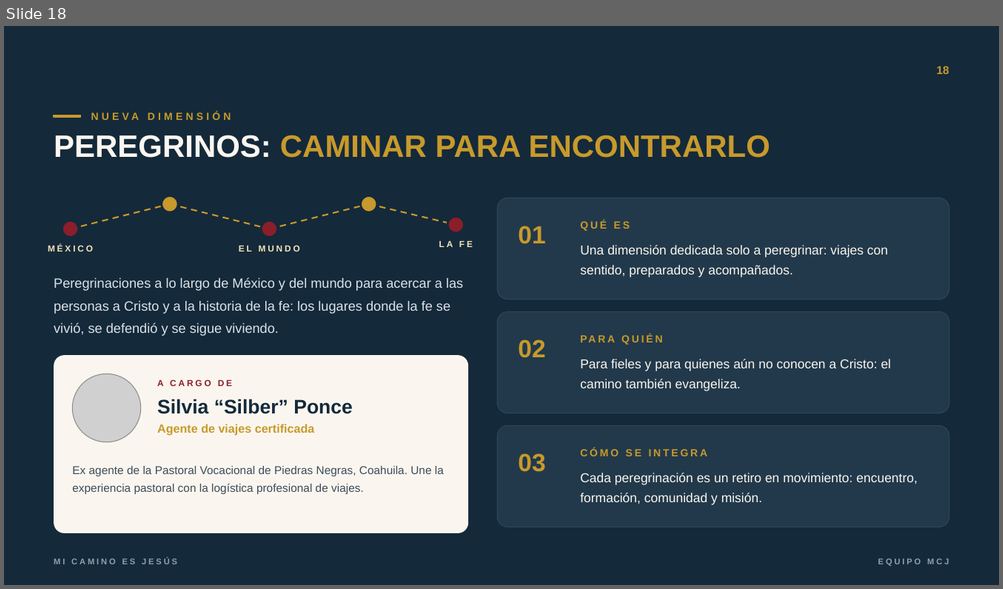
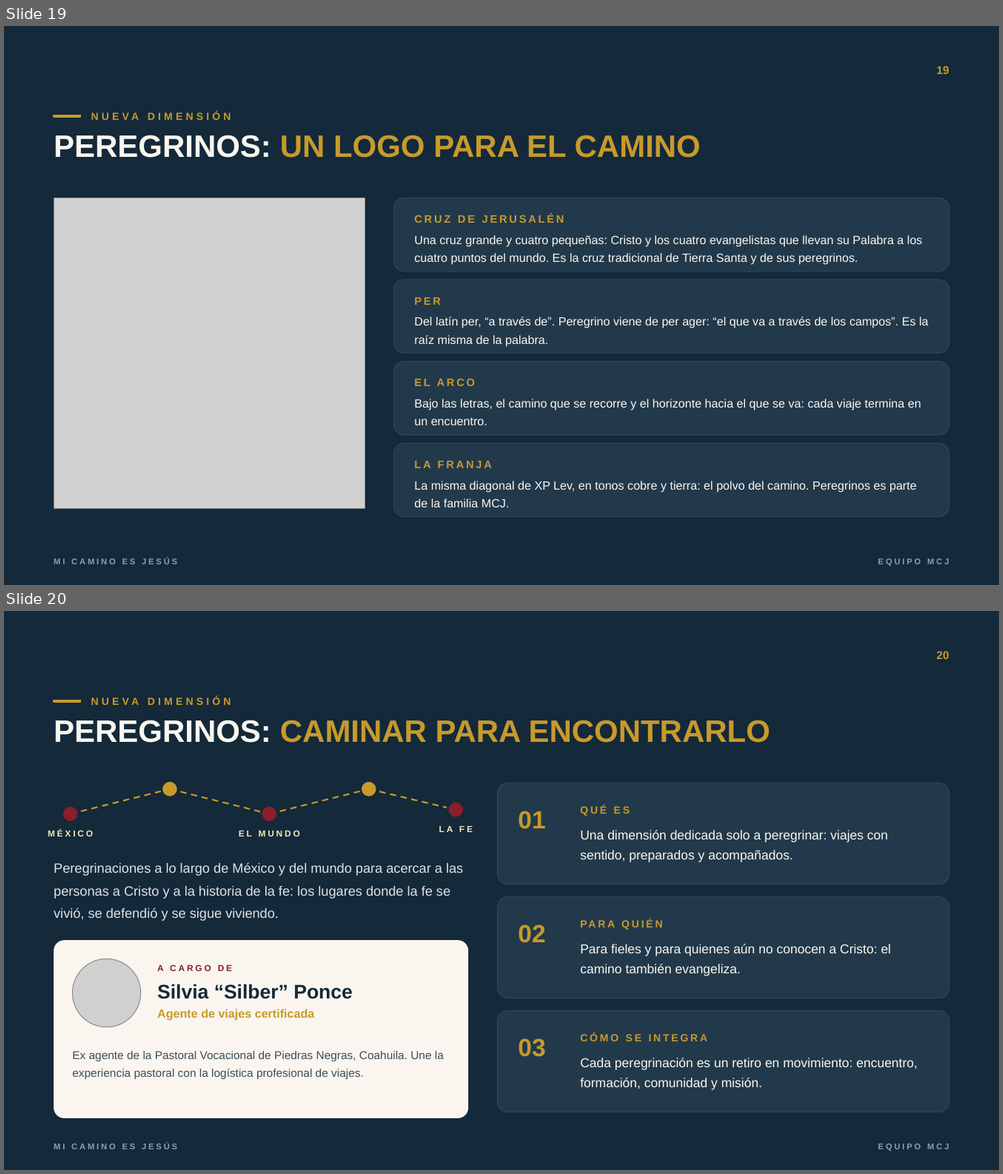
Before and after one commit to iikno/micaminoesjesus, a slide deck: presentacion/MCJ-Presentacion-Equipo.pptx. Shown one above the other, each under a label of ours: slide 18 before the commit, slides 19 and 20 after it. The pictures are 1003x589 and 1003x1174 pixels, drawn with LibreOffice and Linux fonts; fonts in the diff are those of the drawing; grey boxes stand for pictures; background and template pictures are left out. Boxes give left, top, right and bottom in pixels: in the first picture for what was removed or moved away, otherwise in the second. Text is boxed around its words. In the diff, an @@ line names an element or a change of style, - is before the commit and + after.

```diff
--- a/presentacion/MCJ-Presentacion-Equipo.pptx
+++ b/presentacion/MCJ-Presentacion-Equipo.pptx
@@ slide 19 added at bbox=[4, 26, 999, 585], background #14293A; not listed: 3 template elements that a slide beside it also shows @@
@@ page number added at bbox=[936, 66, 949, 74], 11 pt, text #C79A2B, bold @@
+19
@@ text added at bbox=[91, 109, 899, 123], 10 pt, text #C79A2B, bold @@
+NUEVA DIMENSIÓN
@@ title added at bbox=[54, 135, 700, 158], 30 pt, text #C79A2B, bold @@
+PEREGRINOS: UN LOGO PARA EL CAMINO
@@ picture added at bbox=[54, 198, 365, 509] @@
@@ rounded rectangle added at bbox=[393, 198, 948, 272], fill #22394B, outline #2E475B 0.75 pt @@
@@ text added at bbox=[414, 214, 564, 223], 10.5 pt, text #C79A2B, bold @@
+CRUZ DE JERUSALÉN
@@ text added at bbox=[414, 235, 922, 265], 11.5 pt, text #FAF6EF @@
+Una cruz grande y cuatro pequeñas: Cristo y los cuatro evangelistas que llevan su Palabra a los cuatro puntos del mundo. Es la cruz tradicional de Tierra Santa y de sus peregrinos.
@@ rounded rectangle added at bbox=[393, 280, 948, 354], fill #22394B, outline #2E475B 0.75 pt @@
@@ text added at bbox=[414, 298, 441, 305], 10.5 pt, text #C79A2B, bold @@
+PER
@@ text added at bbox=[414, 317, 928, 346], 11.5 pt, text #FAF6EF @@
+Del latín per, “a través de”. Peregrino viene de per ager: “el que va a través de los campos”. Es la raíz misma de la palabra.
@@ rounded rectangle added at bbox=[393, 362, 948, 436], fill #22394B, outline #2E475B 0.75 pt @@
@@ text added at bbox=[414, 379, 475, 386], 10.5 pt, text #C79A2B, bold @@
+EL ARCO
@@ text added at bbox=[414, 399, 921, 426], 11.5 pt, text #FAF6EF @@
+Bajo las letras, el camino que se recorre y el horizonte hacia el que se va: cada viaje termina en un encuentro.
@@ rounded rectangle added at bbox=[393, 444, 948, 517], fill #22394B, outline #2E475B 0.75 pt @@
@@ text added at bbox=[414, 461, 492, 469], 10.5 pt, text #C79A2B, bold @@
+LA FRANJA
@@ text added at bbox=[414, 481, 916, 508], 11.5 pt, text #FAF6EF @@
+La misma diagonal de XP Lev, en tonos cobre y tierra: el polvo del camino. Peregrinos es parte de la familia MCJ.
@@ what was slide 18 is now slide 20 @@
@@ page number at bbox=[936, 651, 949, 659]: text changed @@
-18
+20
```
Also in this commit, not shown: 9 slides changed, 1 other slide added, 2 other files.
